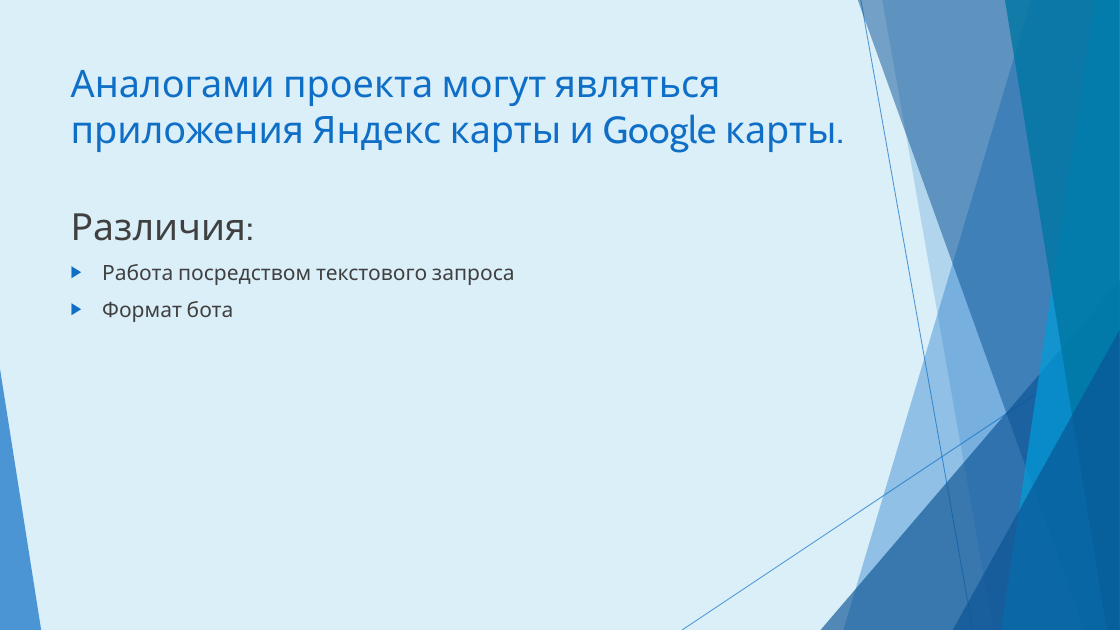
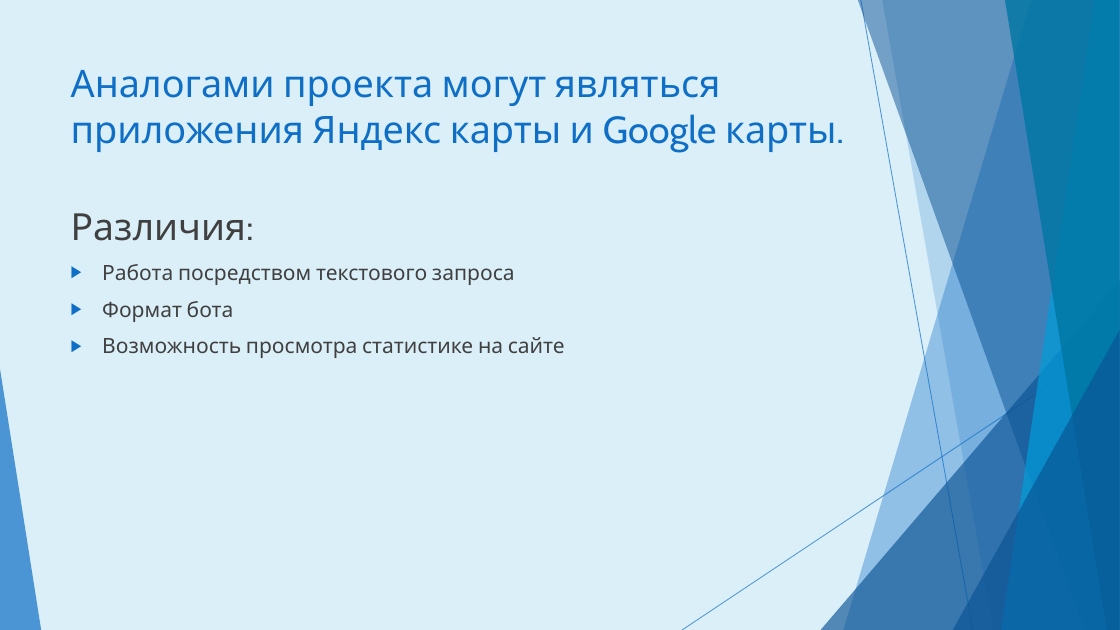
Before and after one commit to SeveryukhinVeniamin/AliceProject, a slide deck: slide 3 of Алиса – Путеводитель.ppsx. Drawn at 1120x630 pixels with LibreOffice and Linux fonts; fonts in the diff are those of the drawing. Boxes give left, top, right and bottom in pixels: in the first picture for what was removed or moved away, otherwise in the second. Text is boxed around its words. In the diff, an @@ line names an element or a change of style, - is before the commit and + after.

```diff
--- a/Алиса – Путеводитель.ppsx
+++ b/Алиса – Путеводитель.ppsx
@@ text at (102,337,565,358): paragraph added @@
+▶ Возможность просмотра статистике на сайте
```
Also in this commit, not shown: 4 other slides changed, 1 slide added, 1 slide removed, 1 other file.
